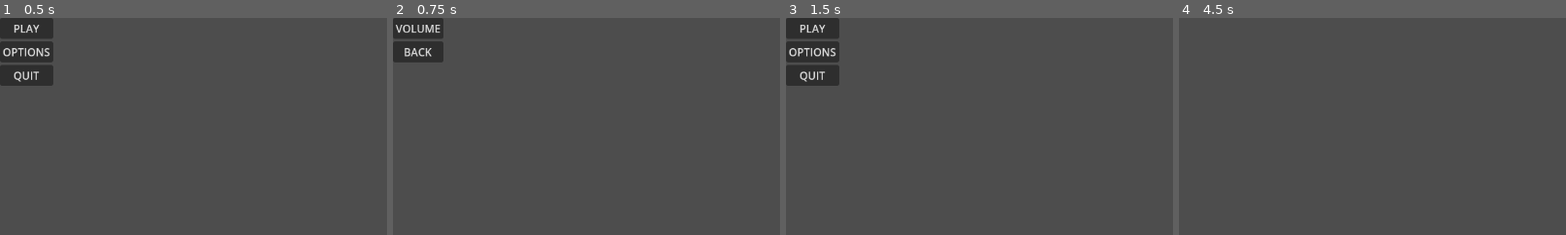
Above: before the commit, frames 1-4 (left to right).
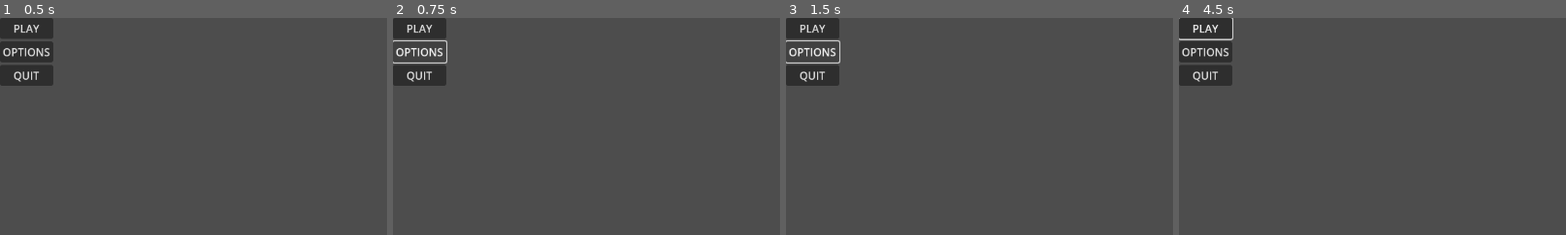
Above: after the commit, the same moments.

Repository: GeMini-220/TomoNoTaiko-NH
Game: Godot game, scene res://Scenes/Main Menu.tscn
Same seed, same stepped clock (60 frames per second), same inputs: the game is played once before the commit and once after it. Before the commit the project starts from res://Scenes/menu.tscn. Sound files missing from this copy of the repository are replaced by a short silence.
Inputs (mouse positions are % of the whole screen's width and height, from its top left):
- Up to frame 1 (0.5 s): no input
- Up to frame 2 (0.75 s): click "OPTIONS" at 0.5 s
- Up to frame 3 (1.5 s): click (3, 8) at 1.25 s, where only the run before the commit has a clickable "BACK"
- Up to frame 4 (4.5 s): click "PLAY" at 2 s; click (3, 2) at 2.75 s, where only the run after the commit has a clickable "PLAY"; click (3, 2) at 3.5 s, where only the run after the commit has a clickable "PLAY"; tap Enter at 4.25 s; move the mouse to (72, 45) at 4.27 s; click (72, 45) at 4.42 s
The pictures show only the part of the screen within x 0-50%, y 0-50%; the shares and areas given below are measured in that part.

Frame 1 is identical in both runs. In frame 2, 2.2% of the frame differs, in the area x 0-15%, y 0-32%; in frame 3, 0.3%; in frame 4, 3.8%.

Commit message:
Standardize File Naming Convention
Delete unnecessary files and rename scenes and scripts.

Diff:
--- a/Scenes/BasicNote.tscn
+++ b/Scenes/Basic Note.tscn
@@ -1,16 +1,16 @@
 [gd_scene load_steps=4 format=3 uid="uid://ufehdors2dyf"]
 
-[ext_resource type="Texture2D" uid="uid://db7hram7vav25" path="res://temp_sprites/pngimg.com - circle_PNG3.png" id="1_18rxu"]
-[ext_resource type="Script" path="res://Scripts/basic_note.gd" id="1_nvkfn"]
+[ext_resource type="Script" path="res://Scripts/basic_note.gd" id="1_6ngmq"]
+[ext_resource type="Texture2D" uid="uid://db7hram7vav25" path="res://temp_sprites/pngimg.com - circle_PNG3.png" id="2_xj4ar"]
 
 [sub_resource type="CircleShape2D" id="CircleShape2D_vayg4"]
 
 [node name="BasicNote" type="Node2D"]
-script = ExtResource("1_nvkfn")
+script = ExtResource("1_6ngmq")
 
 [node name="Sprite2D" type="Sprite2D" parent="."]
 scale = Vector2(0.008, 0.008)
-texture = ExtResource("1_18rxu")
+texture = ExtResource("2_xj4ar")
 
 [node name="Area2D" type="Area2D" parent="."]
 
--- a/Scenes/Conductor.tscn
+++ b/Scenes/Conductor.tscn
@@ -1,6 +1,6 @@
 [gd_scene load_steps=3 format=3 uid="uid://6pfc4j80qsvn"]
 
-[ext_resource type="Script" path="res://Scripts/Conductor.gd" id="1"]
+[ext_resource type="Script" path="res://Scripts/conductor.gd" id="1"]
 [ext_resource type="AudioStream" uid="uid://dx3u22pkac0s6" path="res://Singletons/One Piece OP 1 - We Are! Lyrics.mp3" id="1_50bg4"]
 
 [node name="Conductor" type="AudioStreamPlayer"]
--- a/Scenes/Game.tscn
+++ b/Scenes/Game.tscn
@@ -1,11 +1,15 @@
-[gd_scene load_steps=3 format=3 uid="uid://8mavc4u0p87e"]
+[gd_scene load_steps=3 format=3 uid="uid://dq03hsund8cu2"]
 
-[ext_resource type="Script" path="res://Scripts/Game.gd" id="6"]
+[ext_resource type="Script" path="res://Scripts/beatmap_interpreter.gd" id="1_kjuum"]
 [ext_resource type="PackedScene" uid="uid://6pfc4j80qsvn" path="res://Scenes/Conductor.tscn" id="8"]
 
-[node name="Game" type="Node2D"]
-script = ExtResource("6")
+[node name="beatmape interpreter test scene" type="Node2D"]
+script = ExtResource("1_kjuum")
 
 [node name="Conductor" parent="." instance=ExtResource("8")]
-volume_db = -15.0
-bpm = 115
+bpm = 96
+
+[node name="Timer" type="Timer" parent="Conductor"]
+one_shot = true
+
+[connection signal="timeout" from="Conductor/Timer" to="Conductor" method="_on_StartTimer_timeout"]
--- a/Scenes/Global.tscn
+++ b/Scenes/Global.tscn
@@ -1,6 +1,6 @@
 [gd_scene load_steps=2 format=3 uid="uid://n02fpu3b1ec6"]
 
-[ext_resource type="Script" path="res://Scripts/Global.gd" id="1"]
+[ext_resource type="Script" path="res://Scripts/global.gd" id="1"]
 
 [node name="Global" type="Node2D"]
 script = ExtResource("1")
--- a/Scenes/menu.tscn
+++ b/Scenes/Main Menu.tscn
@@ -1,6 +1,4 @@
-[gd_scene load_steps=2 format=3 uid="uid://ddnl2ep82hvkf"]
-
-[ext_resource type="Script" path="res://Scripts/menu.gd" id="1_tv1r0"]
+[gd_scene format=3 uid="uid://ddnl2ep82hvkf"]
 
 [node name="Menu" type="Control"]
 layout_mode = 3
@@ -9,7 +7,6 @@
 anchor_bottom = 1.0
 grow_horizontal = 2
 grow_vertical = 2
-script = ExtResource("1_tv1r0")
 
 [node name="MarginContainer" type="MarginContainer" parent="."]
 layout_mode = 0
--- a/Scenes/Test Scene.tscn
+++ /dev/null
@@ -1,6 +0,0 @@
-[gd_scene load_steps=2 format=3 uid="uid://e20x8jx7qthj"]
-
-[ext_resource type="Script" path="res://Scripts/CodeTesting.gd" id="1_ggrtp"]
-
-[node name="TestScene" type="Node2D"]
-script = ExtResource("1_ggrtp")
--- a/Scripts/CodeTesting.gd
+++ /dev/null
@@ -1,52 +0,0 @@
-extends Node2D
-
-func _ready():
-	run_tests()
-
-func run_tests():
-	print("Running tests...")
-
-	test_sec_per_beat_calculation()
-	test_report_beat()
-	test_signal_connection()
-
-	print("All tests completed.")
-
-
-# Test cases for Conductor.gd
-func test_sec_per_beat_calculation():
-	var conductor = preload("res://Scenes/Conductor.tscn").instantiate()
-	conductor.bpm = 120
-	conductor._ready()
-	assert(conductor.sec_per_beat == 0.5, "sec_per_beat calculation failed for 120 BPM")
-
-	conductor.bpm = 60
-	conductor._ready()
-	assert(conductor.sec_per_beat == 1.0, "sec_per_beat calculation failed for 60 BPM")
-
-func test_report_beat():
-	var conductor = preload("res://Scenes/Conductor.tscn").instantiate()
-	conductor.bpm = 120
-	conductor._ready()
-	conductor.song_position = 1.0
-	conductor._physics_process(0.016)
-
-	# Check if beat signal is emitted
-	assert(Global.has_signal("beat"), "Beat signal not emitted")
-	assert(Global.has_signal("measure"), "Measure signal not emitted")
-
-
-# Test cases for Game.gd
-func test_signal_connection():
-	var game = preload("res://Scenes/Game.tscn").instantiate()
-	game._ready()
-	var game_on_conductor_beat = Callable(game, "_on_conductor_beat")
-	var game_on_conductor_measure = Callable(game, "_on_conductor_measure")
-	assert(Global.is_connected("beat", game_on_conductor_beat), "Beat signal not connected")
-	assert(Global.is_connected("measure", game_on_conductor_measure), "Measure signal not connected")
-
-func test_on_conductor_beat():
-	var game = preload("res://Scripts/Game.gd").new()
-	game._ready()
-	Global.emit_signal("beat", 1)
-	# Assuming a print or log in _on_conductor_beat (function not implemented yet)
--- a/Scripts/Game.gd
+++ /dev/null
@@ -1,16 +0,0 @@
-extends Node2D
-
-
-func _ready():
-	Global.beat.connect(_on_conductor_beat)
-	Global.measure.connect(_on_conductor_measure)
-	$Conductor.play_with_beat_offset(8)
-
-
-func _on_conductor_measure(song_position_in_measure):
-	pass
-
-
-func _on_conductor_beat(song_position_in_beat):
-	# implement here to spawn beats
-	pass
--- a/Scripts/basic_note_test_scene.gd
+++ /dev/null
@@ -1,19 +0,0 @@
-extends Node2D
-
-# Preload the Note scene
-var BasicNoteScene = preload("res://Scenes/BasicNote.tscn")
-
-# Called when the node enters the scene tree for the first time.
-func _ready():
-	# Call the function to instance and position the note
-	while true:
-		await get_tree().create_timer(1.0).timeout
-		spawn_note(Vector2(randi() % 1600, randi() % 900))  # Adjust position as needed
-
-func spawn_note(position: Vector2) -> void:
-	# Create an instance of the Note scene
-	var note_instance = BasicNoteScene.instantiate()
-	# Set the position of the instance
-	note_instance.position = position
-	# Add the note instance as a child to the main scene
-	add_child(note_instance)
--- a/Scripts/beatmap_interpreter.gd
+++ b/Scripts/beatmap_interpreter.gd
@@ -1,7 +1,7 @@
 extends Node2D
 
 # Preload the Note scene
-var BasicNoteScene = preload("res://Scenes/BasicNote.tscn")
+var BasicNoteScene = preload("res://Scenes/Basic Note.tscn")
 var current_x = 0
 var current_y = 0
 var current_beat = 0
@@ -32,6 +32,10 @@
 			print("Current beat:", current_beat, "\nSong Position:", song_position_in_beats)
 
 
+func _on_conductor_measure(song_position_in_measure):
+	pass
+
+
 func spawn_note(position: Vector2) -> void:
 	# Create an instance of the Note scene
 	var note_instance = BasicNoteScene.instantiate()
--- a/Scripts/menu.gd
+++ b/Scripts/main_menu.gd
@@ -2,10 +2,10 @@
 
 
 func _on_play_pressed() -> void:
-	get_tree().change_scene_to_file("res://Scenes/Game.tscn")
+	get_tree().change_scene_to_file("res://Scenes/Level 1.tscn")
 
 func _on_options_pressed() -> void:
-	get_tree().change_scene_to_file("res://Scenes/options_menu.tscn")
+	get_tree().change_scene_to_file("res://Scenes/Options Menu.tscn")
 
 func _on_quit_pressed() -> void:
 	get_tree().quit()
--- a/Scripts/options_menu.gd
+++ b/Scripts/options_menu.gd
@@ -4,4 +4,4 @@
 	pass # Replace with function body.
 
 func _on_back_pressed() -> void:
-	get_tree().change_scene_to_file("res://Scenes/menu.tscn") # Replace with function body.
+	get_tree().change_scene_to_file("res://Scenes/Main Menu.tscn") # Replace with function body.
--- a/project.godot
+++ b/project.godot
@@ -11,7 +11,7 @@
 [application]
 
 config/name="Tomo No Taiko: New Horizons"
-run/main_scene="res://Scenes/menu.tscn"
+run/main_scene="res://Scenes/Main Menu.tscn"
 config/features=PackedStringArray("4.3", "GL Compatibility")
 config/icon="res://icon.svg"
 
Not shown: 1 places in Scenes/Basic Note Test Scene.tscn that only renumber resources
Not shown: 1 places in Scenes/Level 1.tscn that only renumber resources
Renamed: Scenes/options_menu.tscn -> Scenes/Options Menu.tscn
